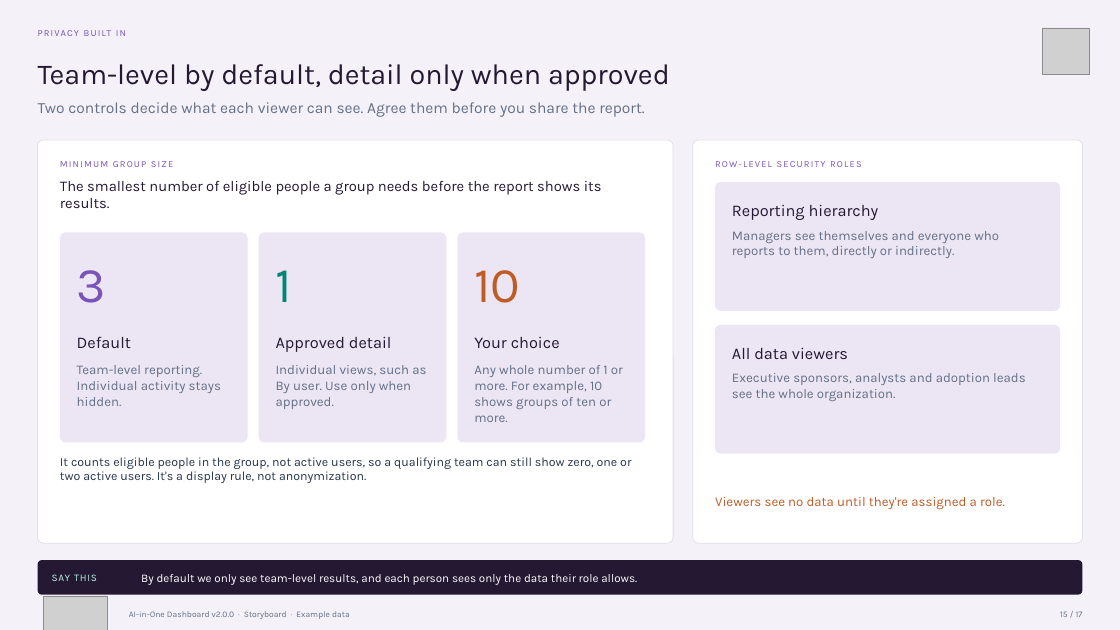
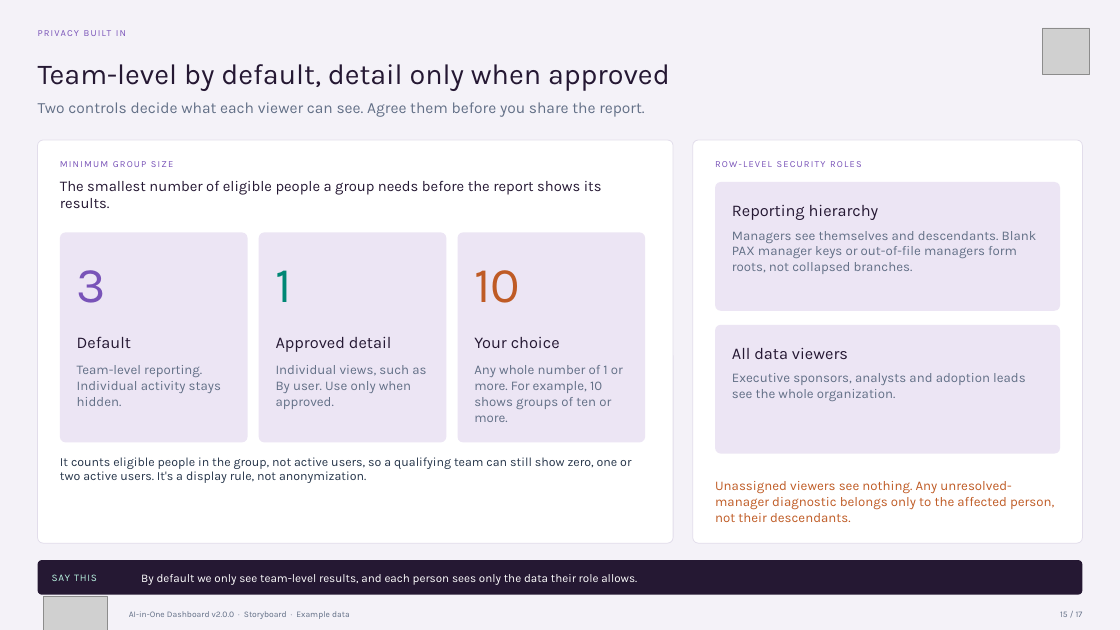
Before and after one commit to microsoft/AI-in-One-Dashboard, a slide deck: slide 15 of AI-in-One-v2.0.0-Storyboard.pptx. Drawn at 1120x630 pixels with LibreOffice and Linux fonts; fonts in the diff are those of the drawing; grey boxes stand for pictures. Boxes give left, top, right and bottom in pixels: in the first picture for what was removed or moved away, otherwise in the second. Text is boxed around its words. In the diff, an @@ line names an element or a change of style, - is before the commit and + after.

```diff
--- a/AI-in-One-v2.0.0-Storyboard.pptx
+++ b/AI-in-One-v2.0.0-Storyboard.pptx
@@ text at (x1=732, y1=231, x2=1037, y2=274): text changed @@
-Managers see themselves and everyone who reports to them, directly or indirectly.
+Managers see themselves and descendants. Blank PAX manager keys or out-of-file managers form roots, not collapsed branches.
@@ text at (x1=715, y1=481, x2=1054, y2=522): text changed @@
-Viewers see no data until they're assigned a role.
+Unassigned viewers see nothing. Any unresolved-manager diagnostic belongs only to the affected person, not their descendants.
```
Also in this commit, not shown: 11 other slides changed, 28 other files.
